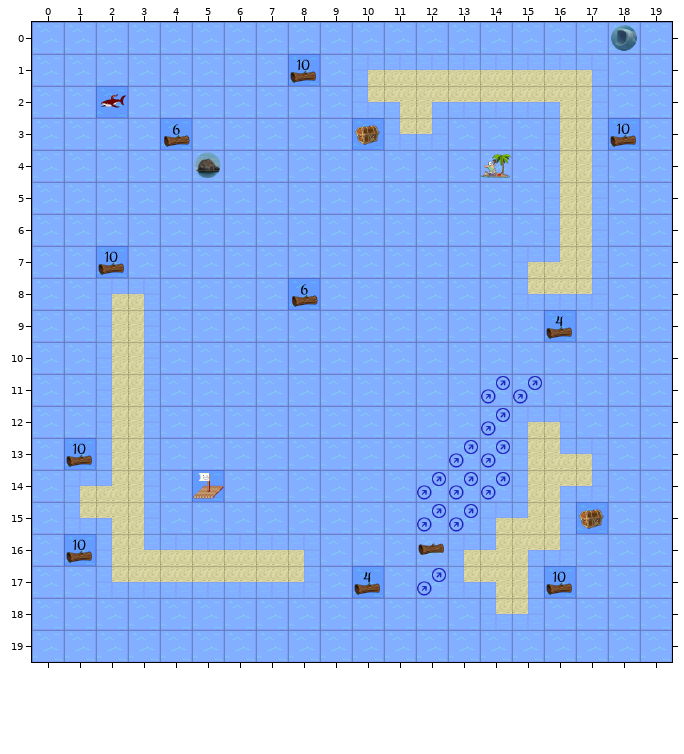
Level history. Tiled map (JSON): TechnicalPrototype/core/assets/levels/level8.json. Above is the file before it was changed.
Cells are 50x50 px. Shown: x 0..19, y 0..19.
After:
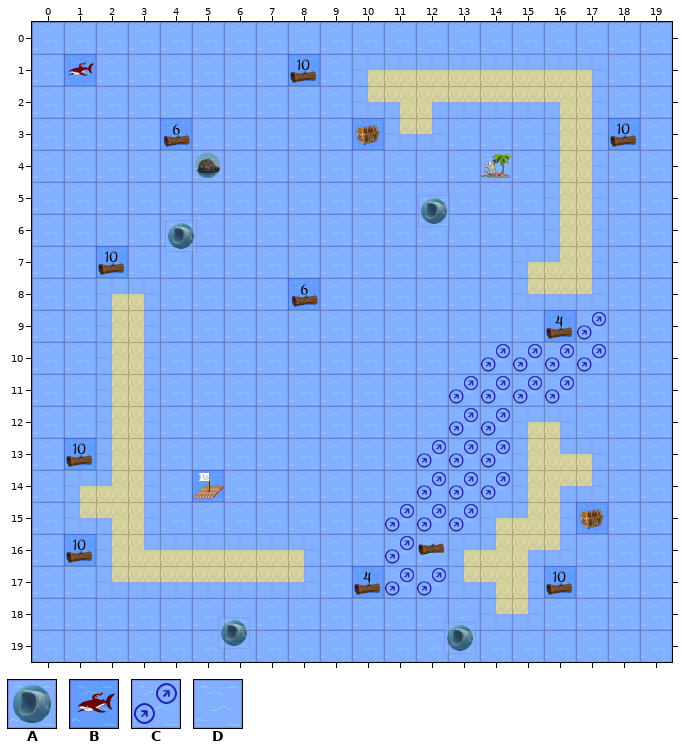
Key: from "updatedTiledSet": A 1, B 2, C 3, D 41.
_ is an empty cell.
Objects are placed by their top-left corner, in cells (3,4 is the top-left corner of cell 3,4); size is 1x1 cell unless given.
The edit:
{"where": "layer \"Land\" (removed)"}
{"y":1,"x":1,"old":"D","new":"_"}
{"y":9,"x":17,"old":"D","new":"_"}
{"y":10,"x":14,"old":"DDDD","new":"____"}
{"y":11,"x":13,"old":"D","new":"_"}
{"y":11,"x":16,"old":"D","new":"_"}
{"y":12,"x":13,"old":"D","new":"_"}
{"y":13,"x":12,"old":"D","new":"_"}
{"y":15,"x":11,"old":"D","new":"_"}
{"y":16,"x":11,"old":"D","new":"_"}
{"y":17,"x":11,"old":"D","new":"_"}
{"where": "layer \"Environment\""}
{"y":0,"x":18,"old":"_","new":"D"}
{"y":2,"x":2,"old":"_","new":"D"}
{"y":9,"x":17,"old":"_","new":"C"}
{"y":10,"x":14,"old":"____","new":"CCCC"}
{"y":11,"x":13,"old":"_","new":"C"}
{"y":11,"x":16,"old":"_","new":"C"}
{"y":12,"x":13,"old":"_","new":"C"}
{"y":13,"x":12,"old":"_","new":"C"}
{"y":15,"x":11,"old":"_","new":"C"}
{"y":16,"x":11,"old":"_","new":"C"}
{"y":17,"x":11,"old":"_","new":"C"}
{"where": "layer \"Collectable\""}
{"y":1,"x":1,"old":"_","new":"B"}
{"where": "layer \"Enemy\" (removed)"}
{"y":0,"x":18,"old":"A","new":"_"}
{"y":2,"x":2,"old":"B","new":"_"}
{"where": "layer \"Siren\""}
{"now": "A at 12.1,5.4"}
{"now": "A at 4.2,6.2"}
{"now": "A at 5.8,18.6"}
{"now": "A at 12.9,18.7"}
{"label":"changed","picture_box":[611,25,637,51]}
{"label":"changed","picture_box":[64,54,128,118]}
{"label":"added","picture_box":[418,195,450,227]}
{"label":"added","picture_box":[165,220,197,252]}
{"label":"changed","picture_box":[417,312,606,468]}
{"label":"changed","picture_box":[385,504,414,596]}
{"label":"added","picture_box":[218,617,250,649]}
{"label":"added","picture_box":[444,622,476,654]}
